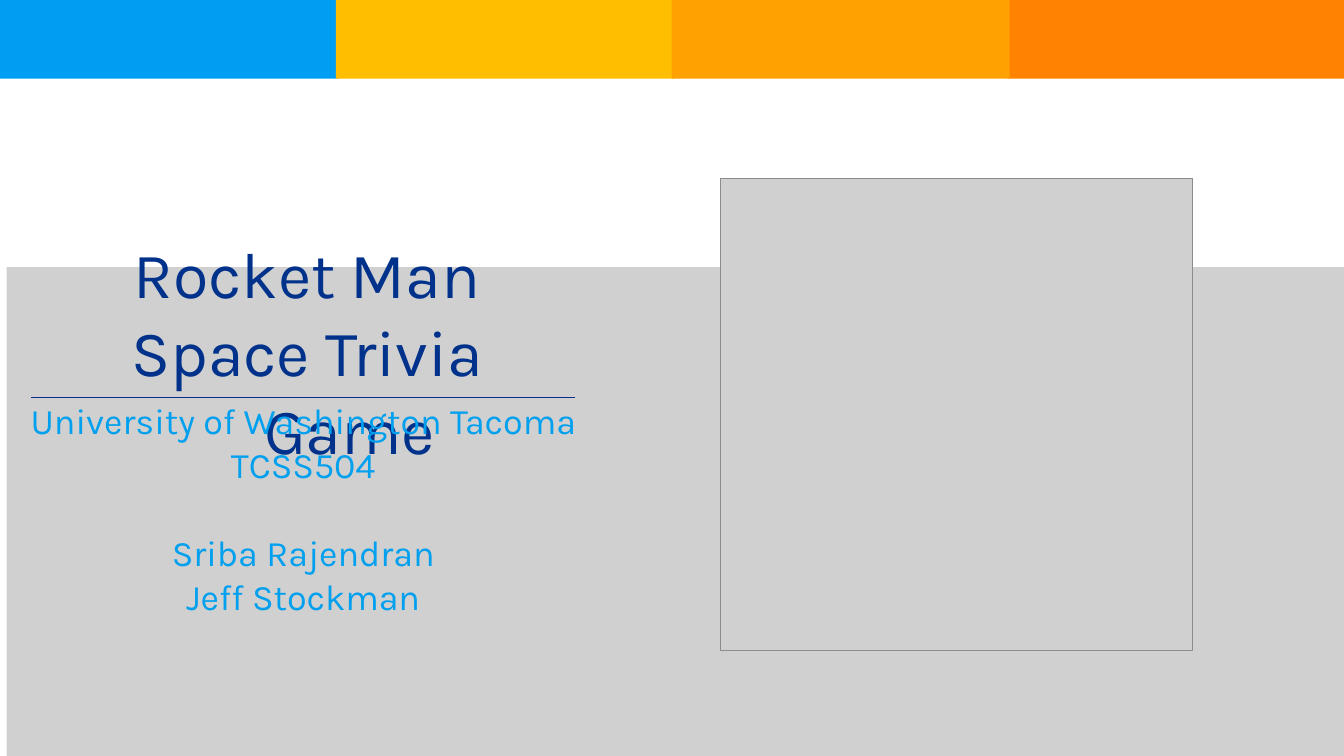
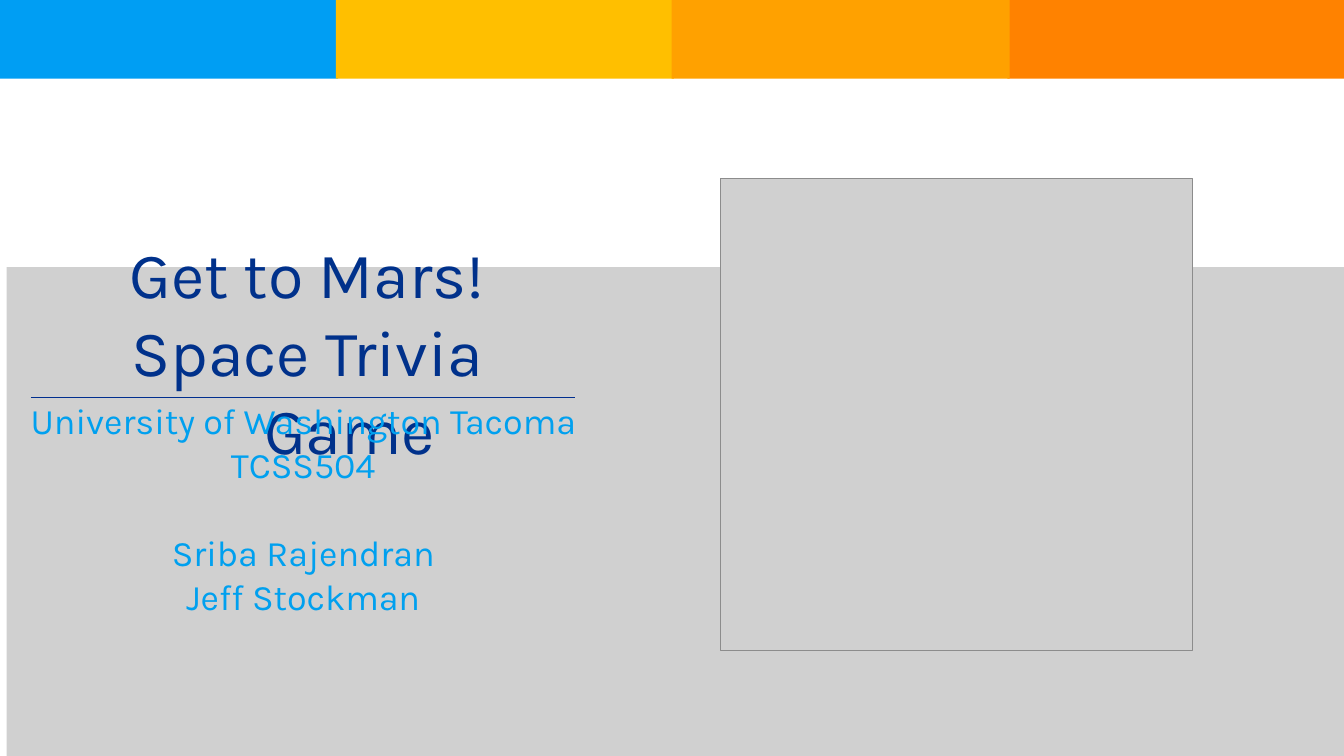
Before and after one commit to jstocks/trivia_maze, a slide deck: slide 1 of Trivia_Maze_Presentation.pptx. Drawn at 1344x756 pixels with LibreOffice and Linux fonts; fonts in the diff are those of the drawing; grey boxes stand for pictures. Boxes give left, top, right and bottom in pixels: in the first picture for what was removed or moved away, otherwise in the second. Text is boxed around its words. In the diff, an @@ line names an element or a change of style, - is before the commit and + after.

```diff
--- a/Trivia_Maze_Presentation.pptx
+++ b/Trivia_Maze_Presentation.pptx
@@ text at <box>130,239,484,299</box>: text changed @@
-Rocket Man
+Get to Mars!
```
Also in this commit, not shown: 5 other slides changed, 2 other files.
